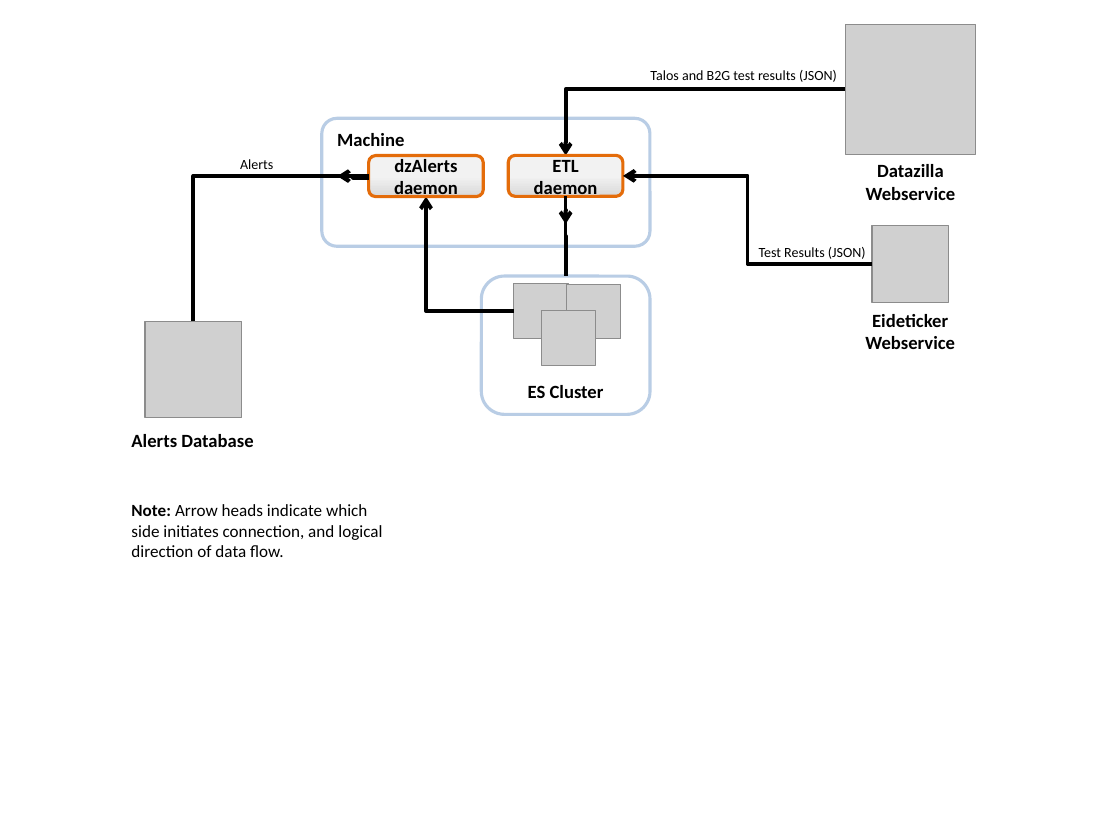
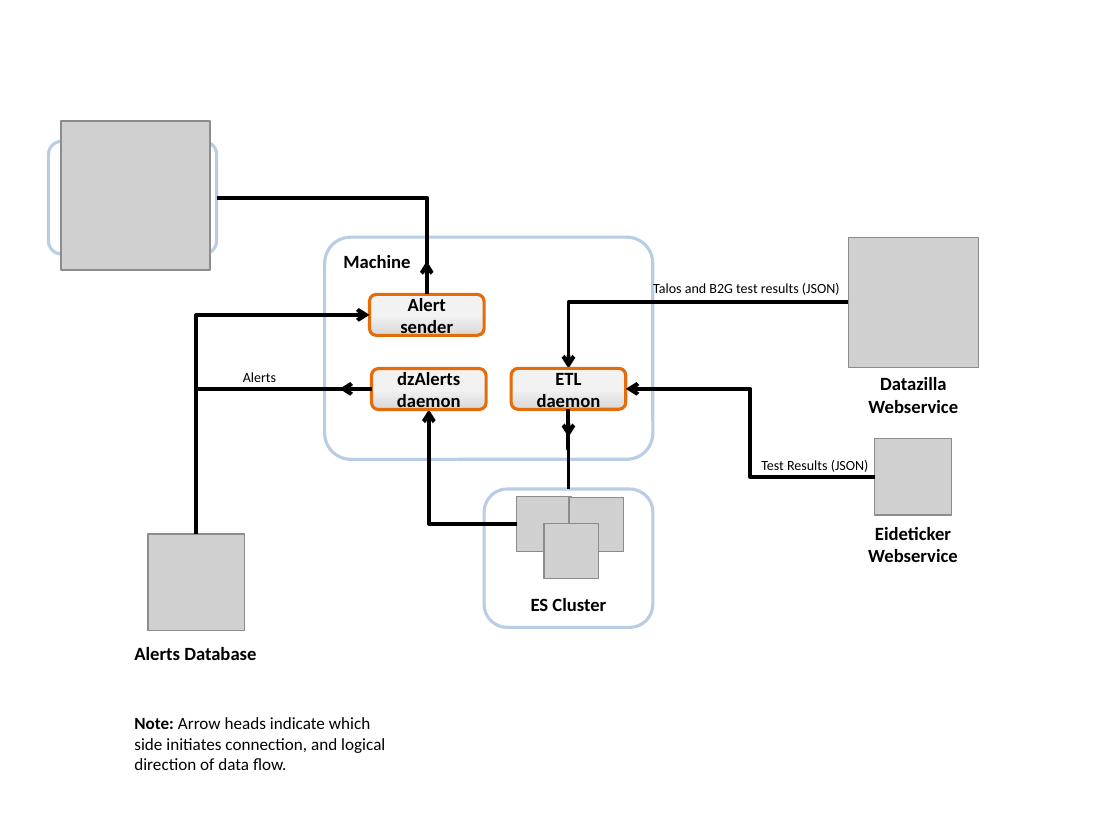
Before and after one commit to klahnakoski/datazilla-alerts, a slide deck: slide 1 of docs/Architecture.pptx. Drawn at 1120x840 pixels with LibreOffice and Linux fonts; fonts in the diff are those of the drawing; grey boxes stand for pictures. Boxes give left, top, right and bottom in pixels: in the first picture for what was removed or moved away, otherwise in the second. Text is boxed around its words. In the diff, an @@ line names an element or a change of style, - is before the commit and + after.

```diff
--- a/docs/Architecture.pptx
+++ b/docs/Architecture.pptx
@@ rounded rectangle added at (x1=48, y1=141, x2=216, y2=254), outline #B9CDE5 2 pt @@
@@ picture added at (x1=62, y1=121, x2=211, y2=270) @@
@@ elbow line added from (216, 198) to (427, 295), #000000 2.5 pt @@
@@ rounded rectangle "Machine" resized from (x1=321, y1=119, x2=650, y2=246) to (x1=325, y1=237, x2=653, y2=459) @@
@@ picture moved from (x1=846, y1=25, x2=976, y2=155) to (x1=848, y1=237, x2=978, y2=367) @@
@@ elbow arrow added from (427, 295) to (427, 261), #000000 2.5 pt @@
@@ rounded rectangle added at (x1=370, y1=295, x2=484, y2=336), fill gradient #F2F2F2 to #D9D9D9, outline #E46C0A 2 pt, 12 pt, text #000000, bold @@
+Alert sender
@@ elbow arrow added from (196, 524) to (370, 315), #000000 2.5 pt @@
@@ 2 rounded rectangles, 2 texts, 1 elbow arrow moved together from (x1=368, y1=90, x2=955, y2=349) to (x1=372, y1=302, x2=958, y2=562) @@
@@ 3 pictures, 3 texts, 1 elbow line, 1 elbow arrow moved together from (x1=131, y1=70, x2=837, y2=557) to (x1=134, y1=281, x2=840, y2=770) @@
@@ 3 elbow arrows, 2 pictures, 2 texts, 1 elbow line moved together from (x1=240, y1=159, x2=956, y2=366) to (x1=243, y1=372, x2=958, y2=579) @@
@@ rounded rectangle "ES Cluster" moved from (x1=482, y1=277, x2=651, y2=414) to (x1=484, y1=489, x2=653, y2=627) @@
```
Also in this commit, not shown: 3 other files.
